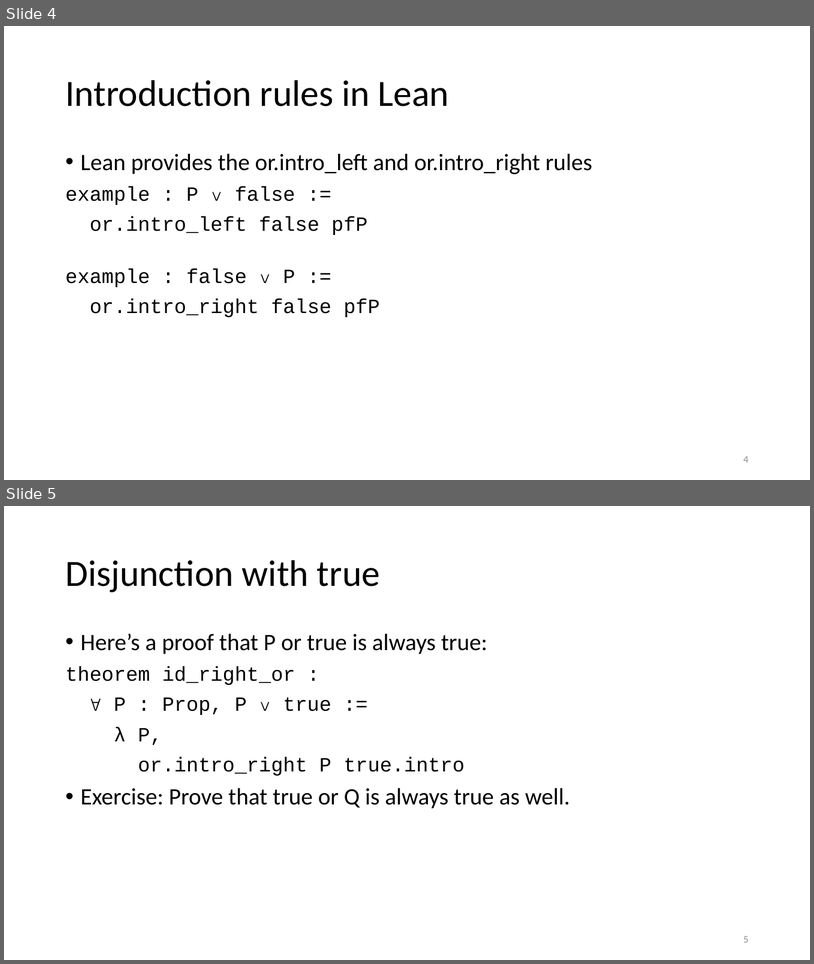
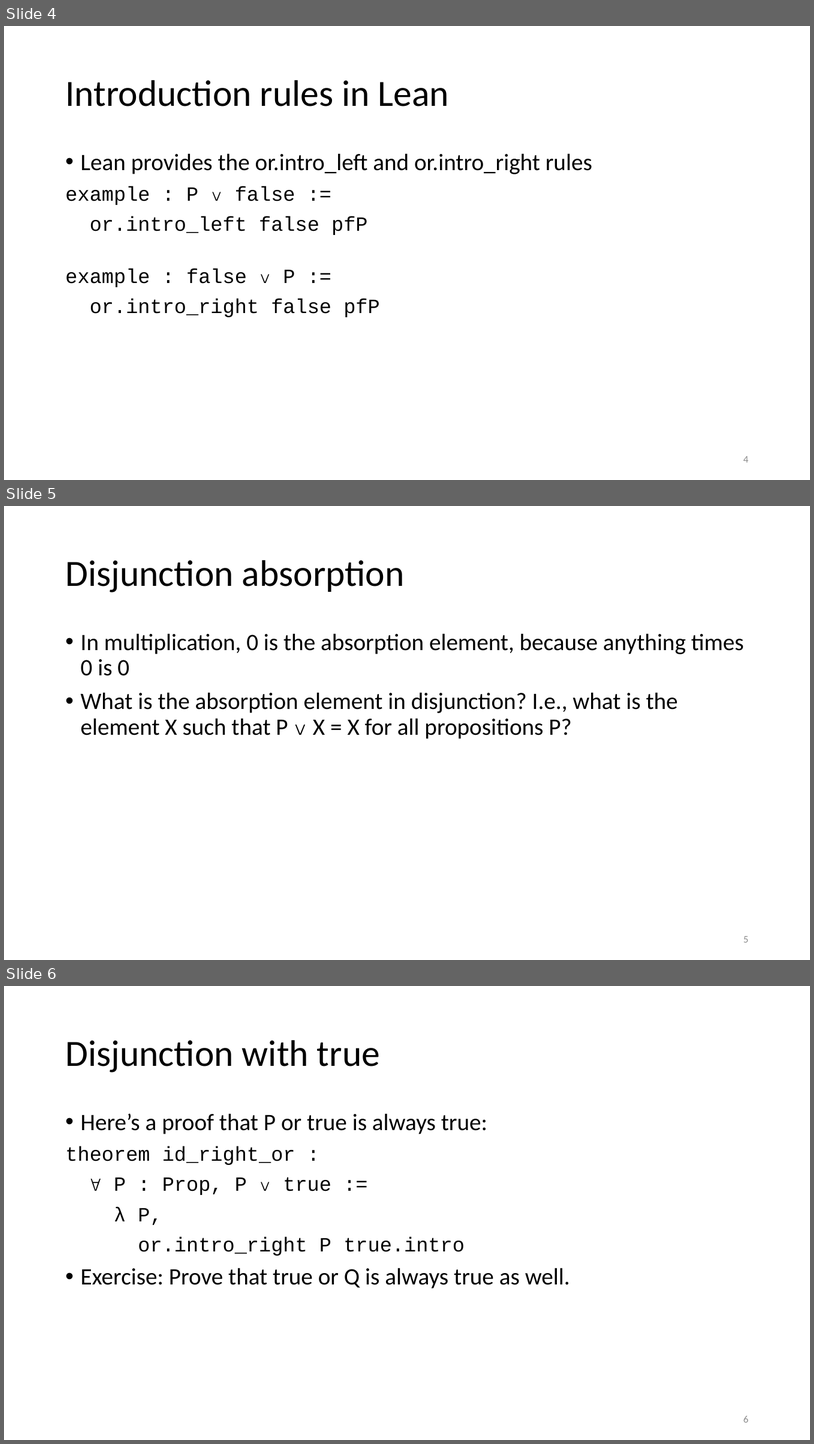
Before and after one commit to kevinsullivan/cs-dm, a slide deck: 09_Disjunction/Disjunction.pptx. Shown one above the other, each under a label of ours: slides 4 and 5 before the commit, slides 4, 5 and 6 after it. The pictures are 814x964 and 814x1444 pixels, drawn with LibreOffice and Linux fonts; fonts in the diff are those of the drawing. Boxes give left, top, right and bottom in pixels: in the first picture for what was removed or moved away, otherwise in the second. Text is boxed around its words. In the diff, an @@ line names an element or a change of style, - is before the commit and + after.

Commit message:
Tweaked disjunction slides

```diff
--- a/09_Disjunction/Disjunction.pptx
+++ b/09_Disjunction/Disjunction.pptx
@@ slide 5 added at (x1=4, y1=506, x2=810, y2=960), background #FFFFFF @@
@@ title added at (x1=65, y1=560, x2=405, y2=592), 44 pt, text #000000 @@
+Disjunction absorption
@@ text added at (x1=81, y1=633, x2=744, y2=739), 28 pt, text #000000 @@
+• In multiplication, 0 is the absorption element, because anything times 0 is 0
+• What is the absorption element in disjunction? I.e., what is the element X such that P ∨ X = X for all propositions P?
@@ page number added at (x1=744, y1=936, x2=749, y2=942), 12 pt, text #8C8C8C @@
+5
@@ what was slide 5 is now slide 6 @@
@@ page number at (x1=744, y1=1416, x2=749, y2=1422): text changed @@
-5
+6
```
